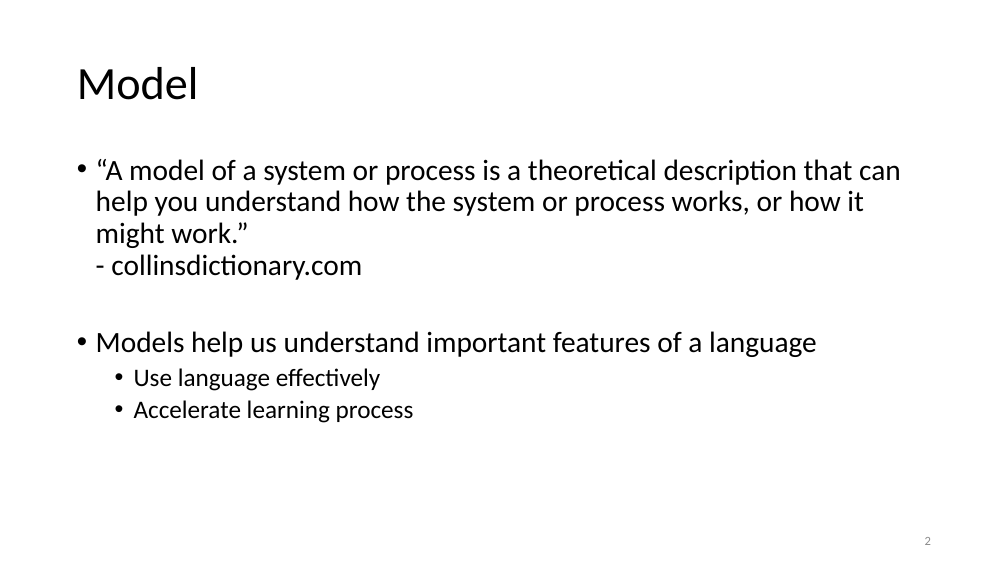
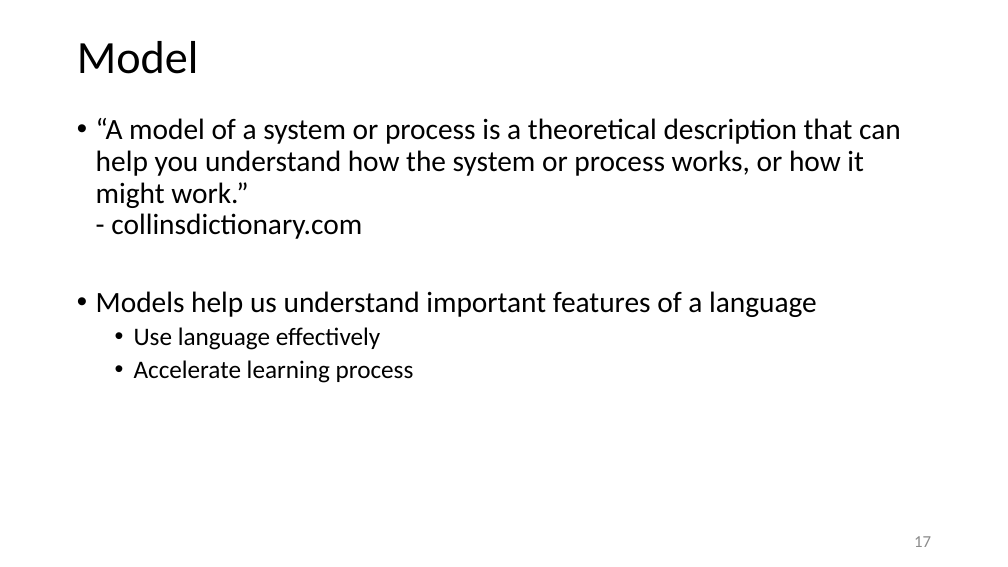
Before and after one commit to JimFawcett/JimFawcett.github.io, a slide deck: slide 17 of Resources/RustModels.pptx (slide 2 before the commit). Drawn at 1008x567 pixels with LibreOffice and Linux fonts; fonts in the diff are those of the drawing. Boxes give left, top, right and bottom in pixels: in the first picture for what was removed or moved away, otherwise in the second. Text is boxed around its words. In the diff, an @@ line names an element or a change of style, - is before the commit and + after.

Commit message:
added content to RustModels.pptx

```diff
--- a/Resources/RustModels.pptx
+++ b/Resources/RustModels.pptx
@@ title "Model": place and size @@
-title "Model" at box(77, 67, 199, 100)
+title "Model" at box(77, 41, 199, 74)
@@ text "“A model of a system ...": place and size @@
-text "“A model of a system ..." at box(96, 159, 901, 423)
+text "“A model of a system ..." at box(96, 118, 901, 383)
@@ page number at box(914, 536, 931, 547): text changed; size 12 to 16 pt @@
-2
+17
```
Also in this commit, not shown: 3 other slides changed, 15 slides added, 2 other files.
